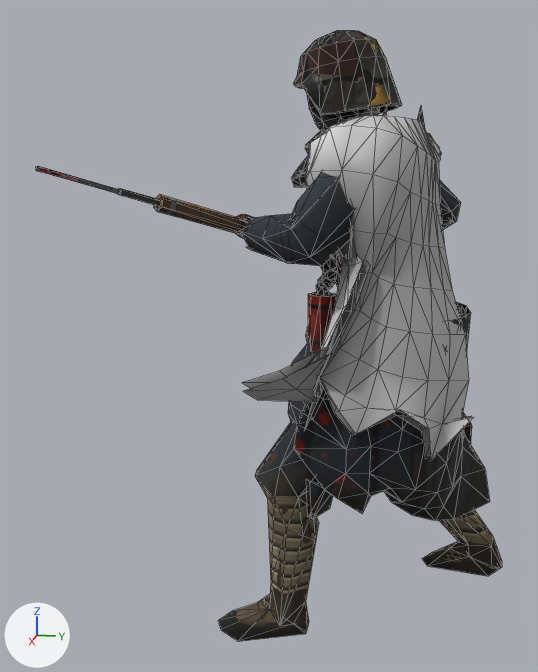
Before and after pictures for a commit that changed the glTF model client/assets/units/heretic-trooper.glb.
One viewpoint serves both versions: a 50 mm lens placed at (1.477, 0.014, 0.975), pointed at (0.06, -0.27, 0.62). The axes (+X, +Y, +Z) are drawn at lower left. The lights are the same throughout. The older version comes first. Mesh edges are drawn as thin lines. Vertices at exactly the same position are counted once.

In view in the first picture: 'Accent', 'Body', 'Chest', 'Helmet', 'Hip', 'Robe', 'Weapon' and 1 more.
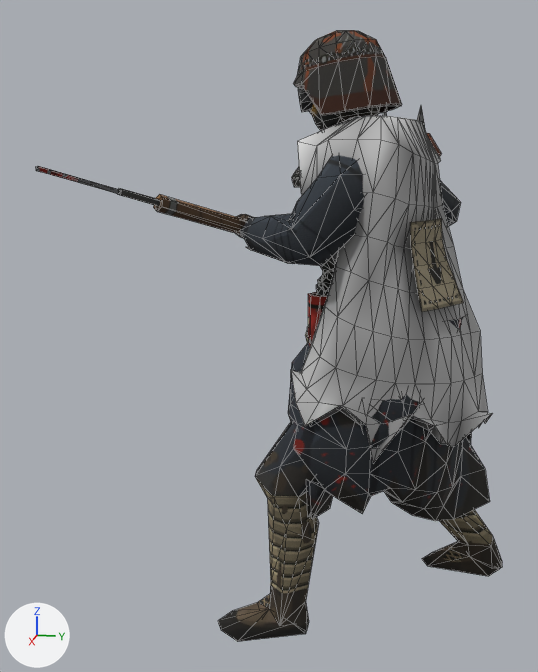
Diff of the bpy script that builds the scene:
```diff
--- a/client/assets/units/heretic-trooper.glb.py
+++ b/client/assets/units/heretic-trooper.glb.py
@@ me_helmet @@
 # used by ob_helmet; location = (0.0, 0.0, 0.0)
-me_helmet.from_pydata(...)  # 228 vertices, 444 faces; spans x -0.121..0.07, y -0.237..-0.029, z 0.944..1.2
+me_helmet.from_pydata(...)  # 294 vertices, 564 faces; spans x -0.121..0.07, y -0.237..-0.029, z 0.944..1.2
+# me_helmet part 1: a new loose piece of 16 vertices spanning x -0.037..0.009, y -0.228..-0.193, z 1.051..1.099, in mat_heretic_trooperhelmet (picture img_heretic_trooper_helmet)
+# me_helmet part 2: 444 kept faces spanning x -0.121..0.07, y -0.237..-0.029, z 0.944..1.2 get new texture (UV) coordinates
+# other edits to the shape of me_helmet do not show in these pictures
 me_helmet.materials.append(mat_heretic_trooperhelmet)
@@ me_accent @@
 # used by ob_accent; location = (0.0, 0.0, 0.0)
-me_accent.from_pydata(...)  # 264 vertices, 404 faces; spans x -0.167..0.294, y -0.272..0.13, z 0.414..1.041
+me_accent.from_pydata(...)  # 338 vertices, 520 faces; spans x -0.173..0.235, y -0.218..0.165, z 0.424..1.041
+# me_accent part 3: the loose piece of 132 vertices spanning x -0.167..0.294, y -0.269..0.13, z 0.415..1.041 is rebuilt with 169 vertices and now spans x -0.173..0.235, y -0.218..0.165, z 0.427..1.041
+# me_accent part 4: 124 vertices removed from x -0.165..0.285, y -0.272..0.126, z 0.414..1.026; 161 vertices added at x -0.169..0.225, y -0.207..0.154, z 0.424..1.026
 me_accent.materials.append(mat_accent)
@@ me_chest @@
 # used by ob_chest; location = (0.0, 0.0, 0.0)
-me_chest.from_pydata(...)  # 194 vertices, 312 faces; spans x -0.247..0.105, y -0.241..0.052, z 0.721..1.073
+me_chest.from_pydata(...)  # 214 vertices, 336 faces; spans x -0.247..0.18, y -0.241..0.101, z 0.707..1.073
+# me_chest part 5: a new loose piece of 20 vertices spanning x 0.07..0.18, y -0.002..0.101, z 0.707..0.86, in mat_heretic_trooperchest (picture img_heretic_trooper_chest)
+# me_chest part 6: 194 kept faces spanning x -0.247..0.105, y -0.241..0.052, z 0.721..1.073 get new texture (UV) coordinates
 me_chest.materials.append(mat_heretic_trooperchest)
```

Boxes [x1, y1, x2, y2] around the edits, measured in the pictures (538 x 672 px; the box of a moved part takes in the faces that stretch with it):
'Accent', reshaped (13% narrower)
    before: [243, 115, 474, 460]
    after: [291, 116, 492, 463]
'Helmet', reshaped
    before: [294, 30, 402, 155]
    after: [294, 30, 402, 131]
'Chest', reshaped (15% wider, 11% taller)
    before: [292, 106, 441, 291]
    after: [292, 106, 464, 312]
part 1 of me_helmet, added
    after: [298, 87, 312, 112]
part 2 of me_helmet, surface changed
    before: [294, 30, 401, 155]
    after: [294, 30, 401, 131]
part 3 of me_accent, rebuilt (13% narrower)
    before: [243, 115, 474, 460]
    after: [291, 116, 492, 463]
part 4 of me_accent, moved or reshaped (mostly hidden)
    before: [243, 250, 471, 458]
    after: [310, 406, 482, 444]
part 5 of me_chest, added (brown)
    after: [410, 218, 464, 312]
part 6 of me_chest, surface changed
    both: [297, 106, 441, 291]
